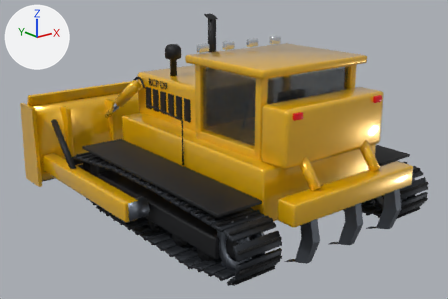
Two versions of the Blender file ragdoll-crash-physics/blender/out/Bulldozer.blend, one commit apart.
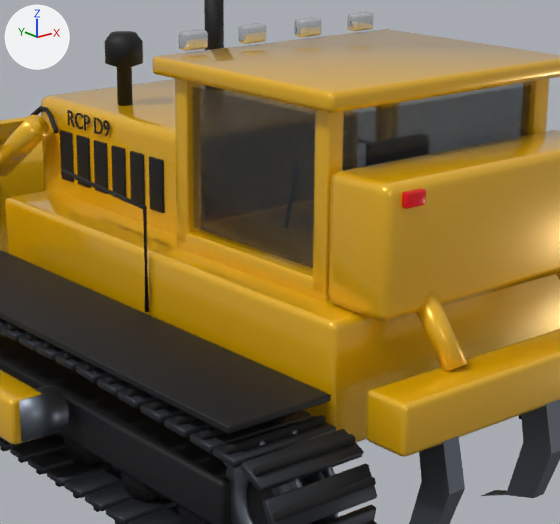
There are two pictures of each version: one whole from a 50 mm lens placed at (-20.6, -25.4, 13.3), pointed at (-0.3, 0.0, 3.1), one close up on the part from 27% to 81% of the width and 10% to 86% of the height. Lighting does not change. The marker at upper left points along +X, +Y and +Z. The last two pictures show the newer version.

The older version as bpy lines, for what is in view:
```python
me_bulldozer_glass = bpy.data.meshes.new('Bulldozer_Glass')
me_bulldozer_glass.from_pydata(...)  # 224 vertices, 216 faces; spans x -2.93..2.93, y -5.83..-1.37, z 5.1..8.1
me_bulldozer_glass.polygons.foreach_set('use_smooth', [True] * 216)
me_bulldozer_glass.materials.append(mat_glass)  # dark blue #172730
me_bulldozer_trim2 = bpy.data.meshes.new('Bulldozer_Trim2')
me_bulldozer_trim2.from_pydata(...)  # 9907 vertices, 9197 faces; spans x -7.6..7.6, y -7.2..9.6, z 0.1..10.0
me_bulldozer_trim2.polygons.foreach_set('use_smooth', [True] * 9197)
# faces by material slot: [1008, 3257, 4808, 108, 16]
me_bulldozer_trim2.materials.append(mat_rubber)  # black #060607
me_bulldozer_trim2.materials.append(mat_dozerblack)  # black #131418
me_bulldozer_trim2.materials.append(mat_steel)  # grey #6d737d
me_bulldozer_trim2.materials.append(mat_seat)  # brown #493e36
me_bulldozer_trim2.materials.append(mat_paint)  # yellow #f0b703
me_bulldozer_trim3 = bpy.data.meshes.new('Bulldozer_Trim3')
me_bulldozer_trim3.from_pydata(...)  # 432 vertices, 282 faces; spans x -7.1..7.1, y -9.3..8.4, z 0.2..6.6
# faces by material slot: [44, 68, 142, 28]
me_bulldozer_trim3.materials.append(mat_paint)  # yellow #f0b703
me_bulldozer_trim3.materials.append(mat_dozerblack)  # black #131418
me_bulldozer_trim3.materials.append(mat_steel)  # grey #6d737d
me_bulldozer_trim3.materials.append(mat_chrome)  # white #e9ebee
ob_bulldozer_glass = bpy.data.objects.new('Bulldozer_Glass', me_bulldozer_glass)
ob_bulldozer_glass.location = (0.0, 0.0, 0.0)
ob_bulldozer_trim2 = bpy.data.objects.new('Bulldozer_Trim2', me_bulldozer_trim2)
ob_bulldozer_trim2.location = (0.0, 0.0, 0.0)
ob_bulldozer_trim3 = bpy.data.objects.new('Bulldozer_Trim3', me_bulldozer_trim3)
ob_bulldozer_trim3.location = (0.0, 0.0, 0.0)
# also in view: 'Bulldozer_Trim' at (0.0, -0.9, 3.4); 'Bulldozer_Body' at (0.0, 0.5, 4.5); 'Bulldozer_Lights' at (0.0, -4.3, 7.9)
```
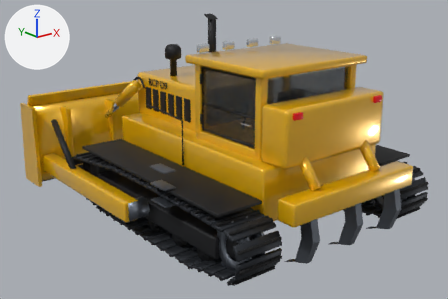
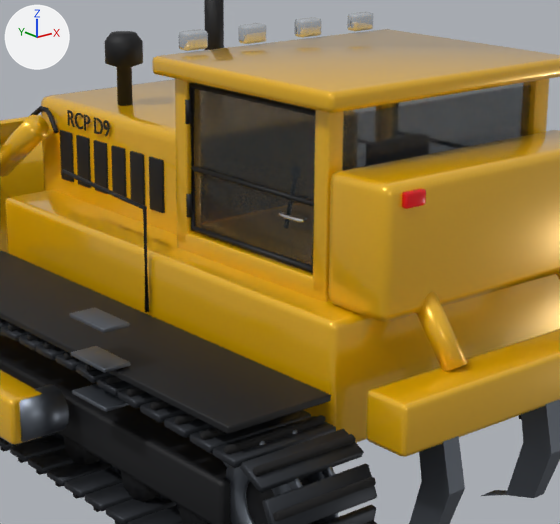
The change, as a list of edits to the scene's bpy script:
```text
Change me_bulldozer_trim2:
    used by ob_bulldozer_trim2; location = (0.0, 0.0, 0.0)
    remove me_bulldozer_trim2.from_pydata(...)  # 9907 vertices, 9197 faces; spans x -7.6..7.6, y -7.2..9.6, z 0.1..10.0
    add me_bulldozer_trim2.from_pydata(...)  # 9891 vertices, 9193 faces; spans x -7.1..7.1, y -5.7..6.5, z 0.1..10.0
    me_bulldozer_trim2 part 5: the loose piece of 56 vertices spanning x -6.4..-4.0, y -7.2..4.8, z 3.2..3.3 is scaled about its middle by (0.244, 0.0985, 0.549), then moved by (-1.2, -2.0, -0.7), in mat_steel (grey #6d737d)
    me_bulldozer_trim2 part 6: the loose piece of 56 vertices spanning x 4.0..6.4, y -7.2..4.8, z 3.2..3.3 is scaled about its middle by (0.244, 0.0985, 0.549), then moved by (-11.6, -2.0, 0.2), in mat_steel (grey #6d737d)
    me_bulldozer_trim2 part 7: the loose piece of 56 vertices spanning x -7.6..7.6, y 9.2..9.6, z 0.1..0.8 is multiplied about its middle by the matrix ((0.038, 0.0, 0.0), (0.0, 5.094, -1.655), (0.0, 0.027, 0.084)), then moved by (-6.4, -12.6, 3.7)
    me_bulldozer_trim2 part 8: a new loose piece of 60 vertices spanning x -3.2..-3.0, y -5.3..-4.6, z 6.0..6.1, in mat_chrome (white #e9ebee)
    other edits to the shape of me_bulldozer_trim2 do not show in these pictures
    remove me_bulldozer_trim2.materials.append(mat_paint)  # yellow #f0b703
    add me_bulldozer_trim2.materials.append(mat_chrome)  # white #e9ebee
Change me_bulldozer_trim3:
    used by ob_bulldozer_trim3; location = (0.0, 0.0, 0.0)
    remove me_bulldozer_trim3.from_pydata(...)  # 432 vertices, 282 faces; spans x -7.1..7.1, y -9.3..8.4, z 0.2..6.6
    add me_bulldozer_trim3.from_pydata(...)  # 1052 vertices, 830 faces; spans x -7.6..7.6, y -9.3..9.6, z 0.1..8.2
    me_bulldozer_trim3 part 1: a new loose piece, a 6-sided cylinder along y spanning x -3.02..-2.92, y -5.55..-1.65, z 6.357..6.443, in mat_dozerblack (black #131418)
    me_bulldozer_trim3 part 2: a new loose piece, an 8-sided cylinder along z spanning x -3.1..-2.96, y -1.67..-1.53, z 5.35..5.85, in mat_dozerblack (black #131418)
    me_bulldozer_trim3 part 3: a new loose piece, an 8-sided cylinder along z spanning x -3.1..-2.96, y -1.67..-1.53, z 7.35..7.85, in mat_dozerblack (black #131418)
    me_bulldozer_trim3 part 4: 504 vertices added at x -7.6..7.6, y -7.2..9.6, z 0.1..8.2
    other edits to the shape of me_bulldozer_trim3 do not show in these pictures
```

Where the change shows, as pixel boxes [x1, y1, x2, y2] in the close-ups (560 x 524 px; the box of a moved part takes in the faces that stretch with it):
'Bulldozer_Trim2', reshaped (mostly hidden afterwards)
    before: [0, 0, 331, 524]
    after: [0, 0, 307, 524]
'Bulldozer_Trim3', reshaped (mostly hidden before)
    before: [61, 169, 560, 524]
    after: [0, 83, 560, 524]
part 1 of me_bulldozer_trim3, added
    after: [191, 166, 314, 207]
part 2 of me_bulldozer_trim3, added
    after: [186, 193, 192, 217]
part 3 of me_bulldozer_trim3, added
    after: [185, 99, 191, 124]
part 4 of me_bulldozer_trim3, added
    after: [0, 83, 331, 434]
part 5 of me_bulldozer_trim2, moved or reshaped
    before: [67, 305, 133, 375]
    after: [72, 384, 129, 412]
part 6 of me_bulldozer_trim2, moved or reshaped (not visible before)
    after: [71, 346, 130, 373]
part 7 of me_bulldozer_trim2, moved or reshaped (not visible before)
    after: [69, 307, 129, 333]
part 8 of me_bulldozer_trim2, added
    after: [278, 211, 307, 223]
